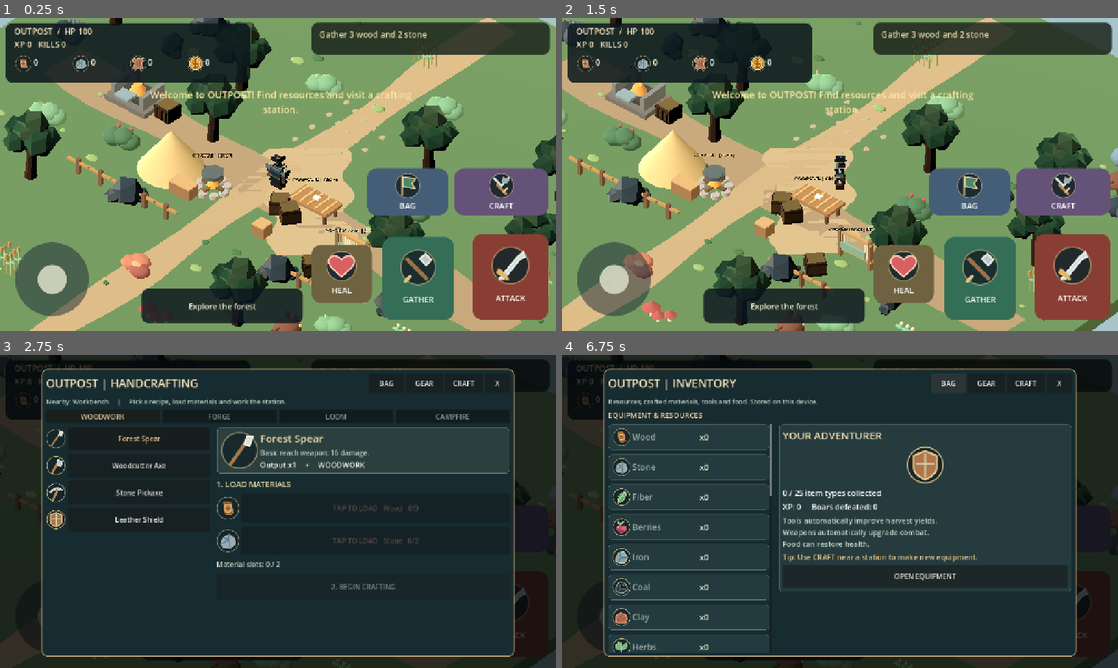
Above: before the commit, frames 1-4 (two rows, left to right).
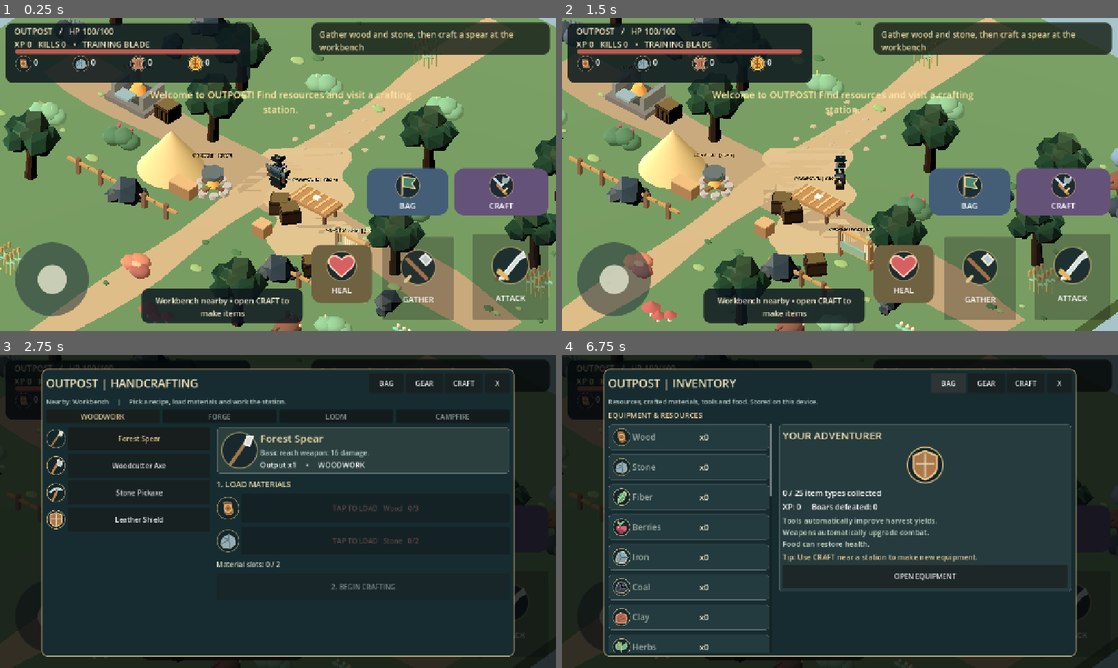
Above: after the commit, the same moments.

Repository: Smurfis/outpost-rpg
Game: Godot game, scene res://scenes/main.tscn
Two runs of this game, one before a commit and one after it. Both use one fixed random seed, a clock stepped at 60 frames per second and the inputs below.
Inputs (mouse positions are in pixels of both pictures, inside the frame that each line leads up to):
- Up to frame 1 (0.25 s): no input
- Up to frame 2 (1.5 s): move the mouse to (962, 158) at 0.52 s; hold D (outpost_right) 0.53-1.25 s; hold F (outpost_attack) 0.53-1.25 s; click (962, 158) at 0.67 s; tap Space at 0.77 s; drag from (728, 190) to (812, 237) at 1.27 s
- Up to frame 3 (2.75 s): move the mouse to (333, 442) at 2.02 s; hold D (outpost_right) from 2.03 s (still down); hold C (outpost_craft) from 2.03 s (still down); click (333, 442) at 2.17 s
- Up to frame 4 (6.75 s): release D (outpost_right) at 2.75 s; release C (outpost_craft) at 2.75 s; click (979, 614) at 2.75 s, where only the run before the commit has a clickable "GATHER"; click "CRAFT" at 3.5 s; click (1073, 614) at 4.25 s, where only the run before the commit has a clickable "ATTACK"; click "BAG" at 5 s; click "HEAL" at 5.75 s; click "BAG" at 6.5 s

The runs differ from the first frame. In frame 1, 7.9% of the frame differs, in the area x 2-99%, y 3-97%; in frame 2, 7.9%; in frame 3, 0.1%; in frame 4, 0.1%.
Error before the commit: Invalid type in function 'render_status' in base 'CanvasLayer (hud.gd)'. Cannot convert argument 5 from String to bool. (res://scripts/game.gd:108)

Commit message:
ui: add red health bar and display currently equipped weapon instead of merely owned items

Diff:
--- a/scripts/hud.gd
+++ b/scripts/hud.gd
@@ -6,6 +6,7 @@
 var quest: Label
 var hint: Label
 var toast_label: Label
+var health_bar: ProgressBar
 var items: Dictionary = {}
 var joystick: Panel
 var knob: Panel
@@ -29,6 +30,17 @@
 	_panel(0.01, 0.016, 0.45, 0.205, Color(0.045, 0.09, 0.11, 0.86))
 	status = _label("OUTPOST  /  HP 100
 XP 0   KILLS 0", 19, Color("efdfba"), 0.026, 0.023, 0.42, 0.095)
+	health_bar = ProgressBar.new()
+	health_bar.max_value = 100.0
+	health_bar.value = 100.0
+	health_bar.show_percentage = false
+	health_bar.mouse_filter = Control.MOUSE_FILTER_IGNORE
+	var hp_back := _style(Color("2c3536"), 5)
+	var hp_front := _style(Color("ba5b4f"), 5)
+	health_bar.add_theme_stylebox_override("background", hp_back)
+	health_bar.add_theme_stylebox_override("fill", hp_front)
+	root.add_child(health_bar)
+	_anchors(health_bar, 0.027, 0.10, 0.431, 0.115)
 	var start_x := 0.026
 	for key in ["wood", "stone", "hide", "coins"]:
 		var icon := TextureRect.new()
@@ -188,8 +200,10 @@
 func _stick(pos: Vector2) -> void:
 	move_vector = ((pos - _center()) / 62.0).limit_length(1.0)
 
-func render_status(hp: float, inventory: Dictionary, xp: int, kills: int, spear: bool, objective: String, helper: String) -> void:
-	status.text = "OUTPOST   /   HP %d/100\nXP %d   KILLS %d   •   %s" % [int(ceilf(hp)), xp, kills, "IRON BLADE" if int(inventory.get("iron_blade", 0)) > 0 else "SPEAR" if spear else "BLADE"]
+func render_status(hp: float, inventory: Dictionary, xp: int, kills: int, weapon: String, objective: String, helper: String) -> void:
+	status.text = "OUTPOST   /   HP %d/100\nXP %d   KILLS %d   •   %s" % [int(ceilf(hp)), xp, kills, weapon.replace("_", " ").to_upper()]
+	if health_bar != null:
+		health_bar.value = clampf(hp, 0.0, 100.0)
 	for key in items:
 		items[key].text = str(inventory.get(key, 0))
 	quest.text = objective
